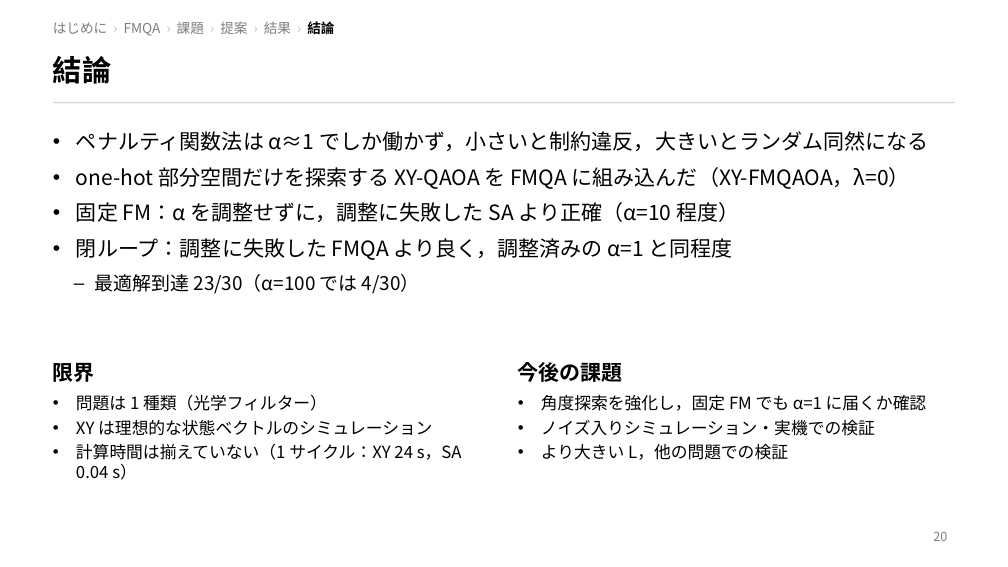
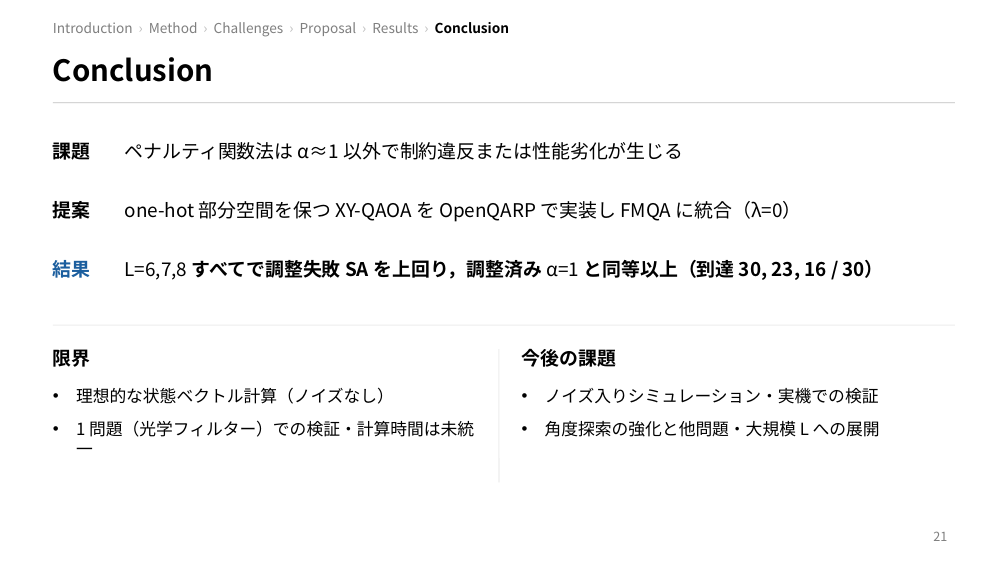
Before and after one commit to taiga-hayashi/QAOA_BBO_Public, a slide deck: slide 21 of docs/slide/slide_ja.pptx (slide 20 before the commit). Drawn at 1008x567 pixels with LibreOffice and Linux fonts; fonts in the diff are those of the drawing. Boxes give left, top, right and bottom in pixels: in the first picture for what was removed or moved away, otherwise in the second. Text is boxed around its words. In the diff, an @@ line names an element or a change of style, - is before the commit and + after.

```diff
--- a/docs/slide/slide_ja.pptx
+++ b/docs/slide/slide_ja.pptx
@@ text at (53,22,509,37): text changed @@
-はじめに › FMQA › 課題 › 提案 › 結果 › 結論
+Introduction › Method › Challenges › Proposal › Results › Conclusion
@@ title at (53,57,214,82): text changed @@
-結論
+Conclusion
@@ text added at (53,139,91,164), 18 pt, text #000000, bold @@
+課題
@@ text removed at (76,131,928,294) @@
-• ペナルティ関数法は α≈1 でしか働かず，小さいと制約違反，大きいとランダム同然になる
-• one-hot 部分空間だけを探索する XY-QAOA を FMQA に組み込んだ（XY-FMQAOA，λ=0）
-• 固定 FM：α を調整せずに，調整に失敗した SA より正確（α=10 程度）
-• 閉ループ：調整に失敗した FMQA より良く，調整済みの α=1 と同程度
-  – 最適解到達 23/30（α=100 では 4/30）
@@ text added at (125,142,683,160), 18 pt, text #000000 @@
+ペナルティ関数法は α≈1 以外で制約違反または性能劣化が生じる
@@ text added at (53,198,91,223), 18 pt, text #000000, bold @@
+提案
@@ text added at (125,201,802,222), 18 pt, text #000000 @@
+one-hot 部分空間を保つ XY-QAOA を OpenQARP で実装し FMQA に統合（λ=0）
@@ text added at (53,260,91,278), 18 pt, text #1B5E9E, bold @@
+結果
@@ text added at (125,260,884,280), 18 pt, text #000000, bold @@
+L=6,7,8 すべてで調整失敗 SA を上回り，調整済み α=1 と同等以上（到達 30, 23, 16 / 30）
@@ text "限界" at (53,349,91,367): size 20 to 18 pt @@
@@ text "限界": place and size @@
-text "限界" at (53,363,95,382)
+text "限界" at (53,349,91,367)
@@ text "今後の課題": place and size @@
-text "今後の課題" at (518,362,623,382)
+text "今後の課題" at (522,348,616,367)
@@ text "今後の課題" at (522,348,616,367): size 20 to 18 pt @@
@@ text at (76,387,474,449): text changed @@
-• 問題は 1 種類（光学フィルター）
-• XY は理想的な状態ベクトルのシミュレーション
-• 計算時間は揃えていない（1 サイクル：XY 24 s，SA 0.04 s）
+• 理想的な状態ベクトル計算（ノイズなし）
+• 1 問題（光学フィルター）での検証・計算時間は未統一
@@ text "ノイズ入りシミュレーション・実機での検証": place and size @@
-text "ノイズ入りシミュレーション・実機での検証" at (541,395,927,460)
+text "ノイズ入りシミュレーション・実機での検証" at (545,388,880,437)
@@ text at (545,388,879,404): more space between paragraphs @@
@@ text at (541,395,927,411): paragraph removed @@
-• 角度探索を強化し，固定 FM でも α=1 に届くか確認
@@ text at (545,421,880,437): text changed @@
-• より大きい L，他の問題での検証
+• 角度探索の強化と他問題・大規模 L への展開
@@ page number at (933,531,947,541): text changed @@
-20
+21
```
Also in this commit, not shown: 21 other slides changed, 4 slides added, 1 slide removed.
